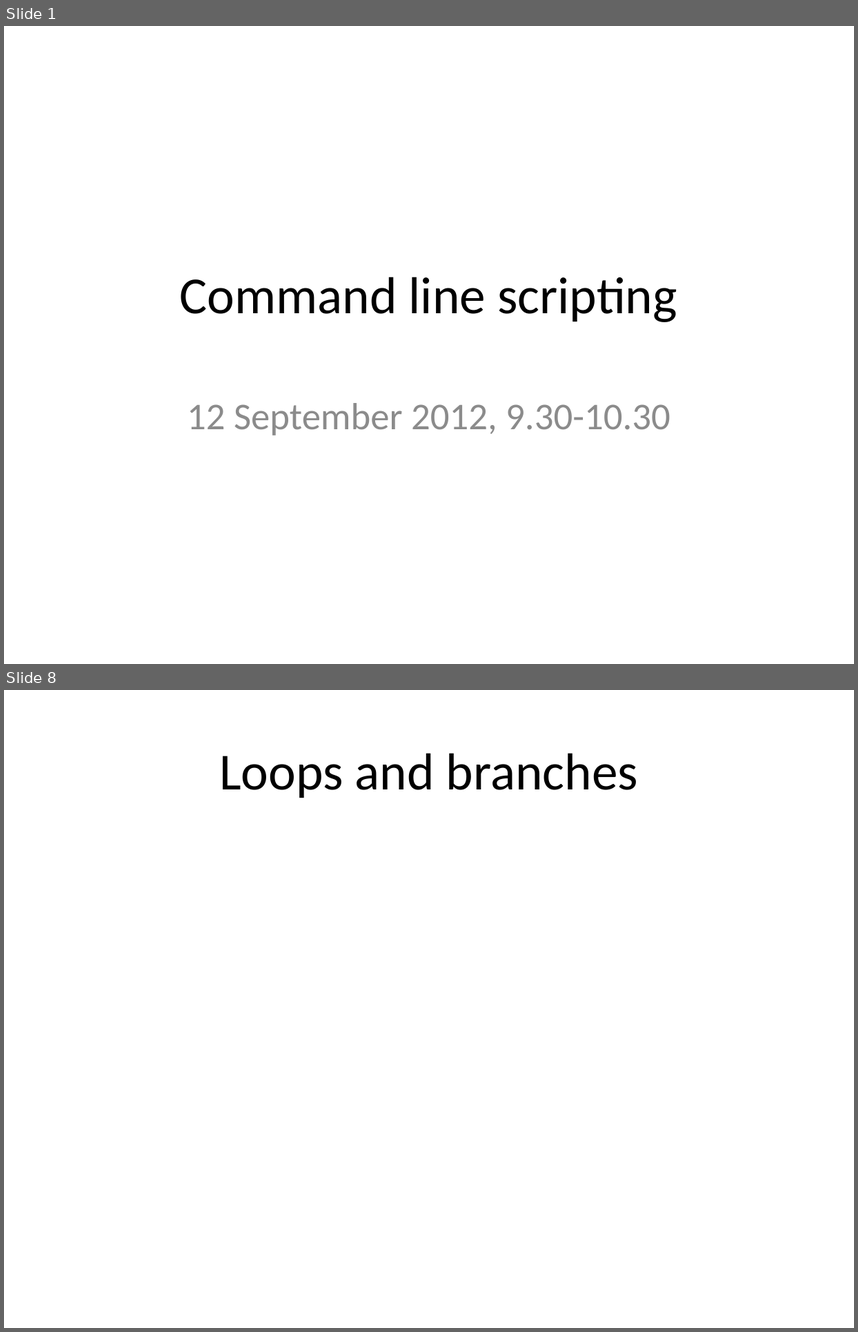
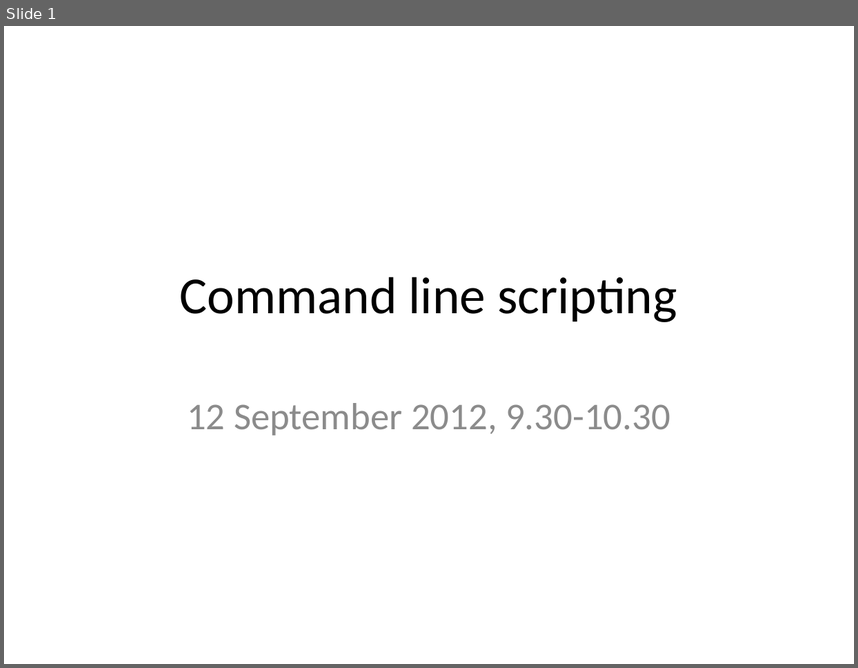
Before and after one commit to rvosa/ngs-workflows, a slide deck: doc/slides/day2/session1/CLIScripting.pptx. Shown one above the other, each under a label of ours: slides 1 and 8 before the commit, slide 1 after it; the slides between them are not shown. The pictures are 858x1332 and 858x668 pixels, drawn with LibreOffice and Linux fonts; fonts in the diff are those of the drawing. Boxes give left, top, right and bottom in pixels: in the first picture for what was removed or moved away, otherwise in the second. Text is boxed around its words. In the diff, an @@ line names an element or a change of style, - is before the commit and + after.

```diff
--- a/doc/slides/day2/session1/CLIScripting.pptx
+++ b/doc/slides/day2/session1/CLIScripting.pptx
@@ slide 8 removed at (4, 690, 854, 1328), background #FFFFFF @@
@@ title removed at (219, 753, 638, 798) @@
-Loops and branches
```
Also in this commit, not shown: 5 slides changed, 10 slides added, 6 other slides removed.
